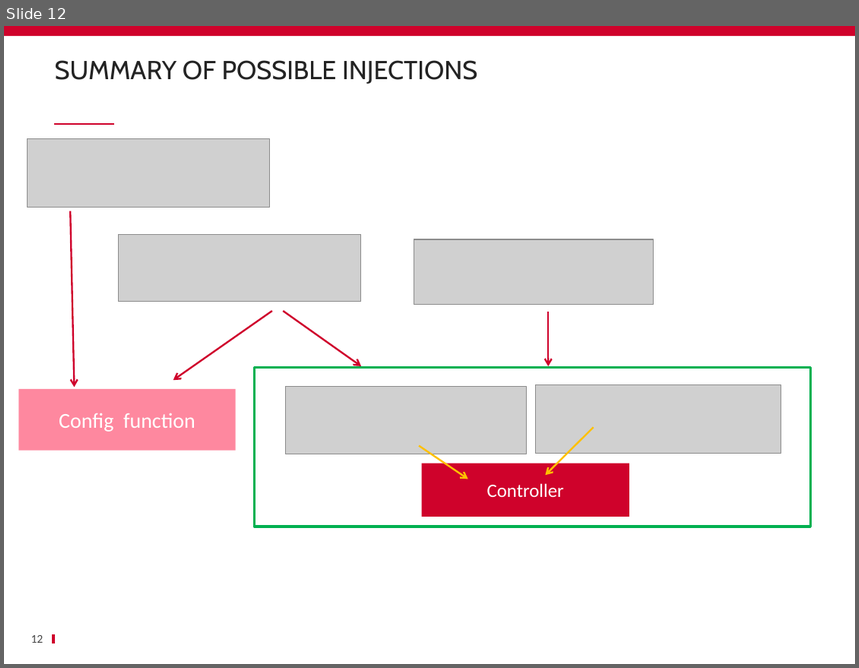
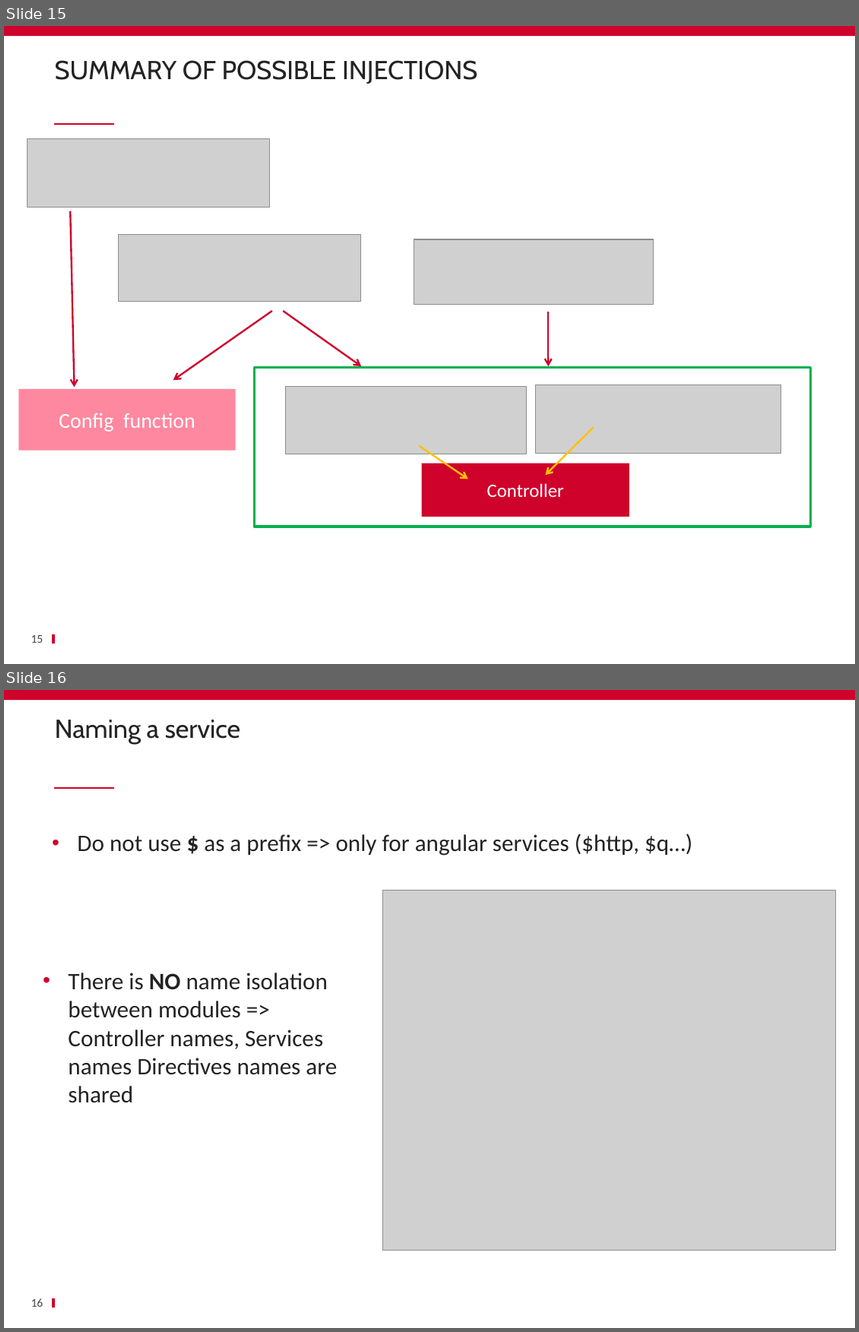
Before and after one commit to ycintre/formation-angularjs, a slide deck: 15 Custom services/Custom services.pptx. Shown one above the other, each under a label of ours: slide 12 before the commit, slides 15 and 16 after it. The pictures are 859x668 and 859x1332 pixels, drawn with LibreOffice and Linux fonts; fonts in the diff are those of the drawing; grey boxes stand for pictures; background and template pictures are left out. Boxes give left, top, right and bottom in pixels: in the first picture for what was removed or moved away, otherwise in the second. Text is boxed around its words. In the diff, an @@ line names an element or a change of style, - is before the commit and + after.

Commit message:
completely rework custom services slides

```diff
--- a/15 Custom services/Custom services.pptx
+++ b/15 Custom services/Custom services.pptx
@@ slide 16 added at box(4, 690, 855, 1328), background #FFFFFF; not listed: 3 template elements that a slide beside it also shows @@
@@ title added at box(55, 720, 240, 744), 22 pt, text #232323 @@
+Naming a service
@@ text added at box(77, 834, 693, 856), 20 pt, text #232323 @@
+• Do not use $ as a prefix => only for angular services ($http, $q…)
@@ picture added at box(382, 890, 836, 1250) @@
@@ text added at box(68, 973, 337, 1103), 20 pt, text #232323 @@
+• There is NO name isolation between modules => Controller names, Services names Directives names are shared
@@ page number added at box(31, 1299, 44, 1307), 10 pt, text #464646 @@
+16
@@ what was slide 12 is now slide 15 @@
@@ page number at box(31, 636, 44, 643): text changed @@
-12
+15
```
Also in this commit, not shown: 1 slide changed, 13 other slides added, 17 slides removed.
